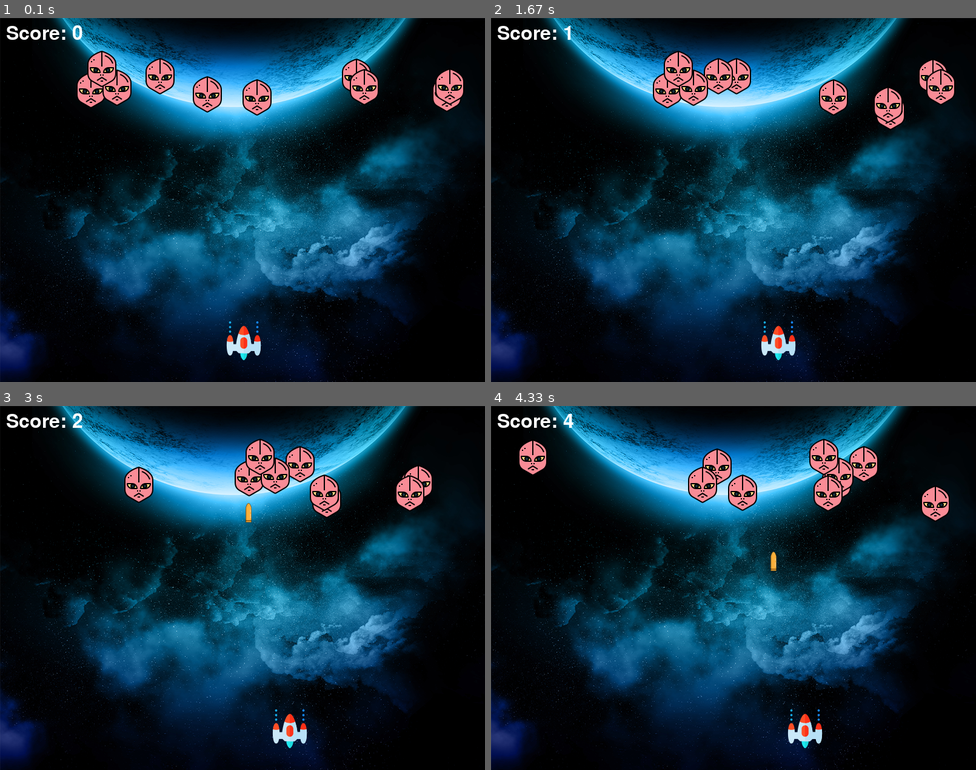
Above: before the commit, frames 1-4 (two rows, left to right).
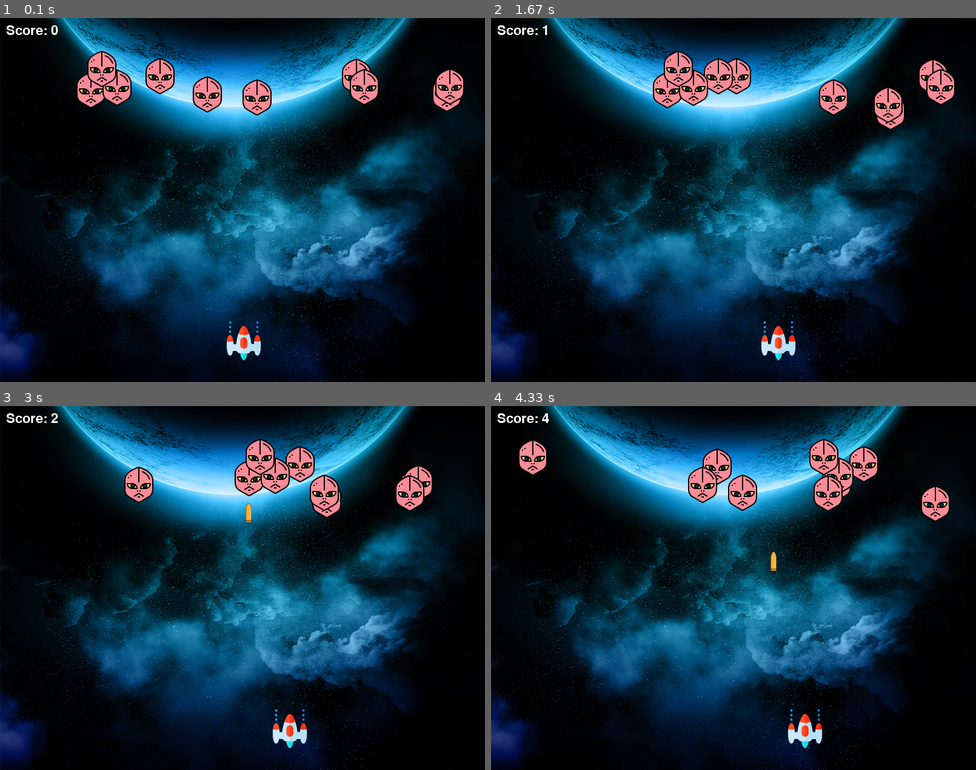
Above: after the commit, the same moments.

Repository: amithaisuru/freecodecamp-pygame-spaceInvador
Game: pygame game, started from main.py
Same seed, same stepped clock (60 frames per second), same inputs: the game is played once before the commit and once after it.
Inputs:
- Up to frame 1 (0.1 s): no input
- Up to frame 2 (1.67 s): hold Right 0.33-0.8 s; hold Right 0.83-1.3 s; tap Space at 0.9, 1.2, 1.4 s; hold Left from 1.33 s (still down)
- Up to frame 3 (3 s): tap Space at 1.7, 1.97, 2.27, 2.4, 2.7 s; release Left at 1.87 s; hold Left 1.9-2.3 s; hold Right 2.33-2.97 s
- Up to frame 4 (4.33 s): hold Left 3-3.47 s; tap Space at 3.07, 3.37, 3.57, 3.87, 4.07 s; hold Right 3.5-3.97 s; hold Right from 4 s (still down)

The runs differ from the first frame. In frame 1, 0.3% of the frame differs, in the area x 1-17%, y 2-6%; in frame 2, 0.3%; in frame 3, 0.3%; in frame 4, 0.3%.

Commit message:
custom font aded

Diff:
--- a/main.py
+++ b/main.py
@@ -65,7 +65,7 @@
 
 #score
 scoreValue = 0
-font = pygame.font.Font('freesansbold.ttf', 32) #32 is the size
+font = pygame.font.Font('assets/fonts/Korcy.ttf', 32) #32 is the size
 textX, textY = 10, 10
 
 def showScore(x,y):
